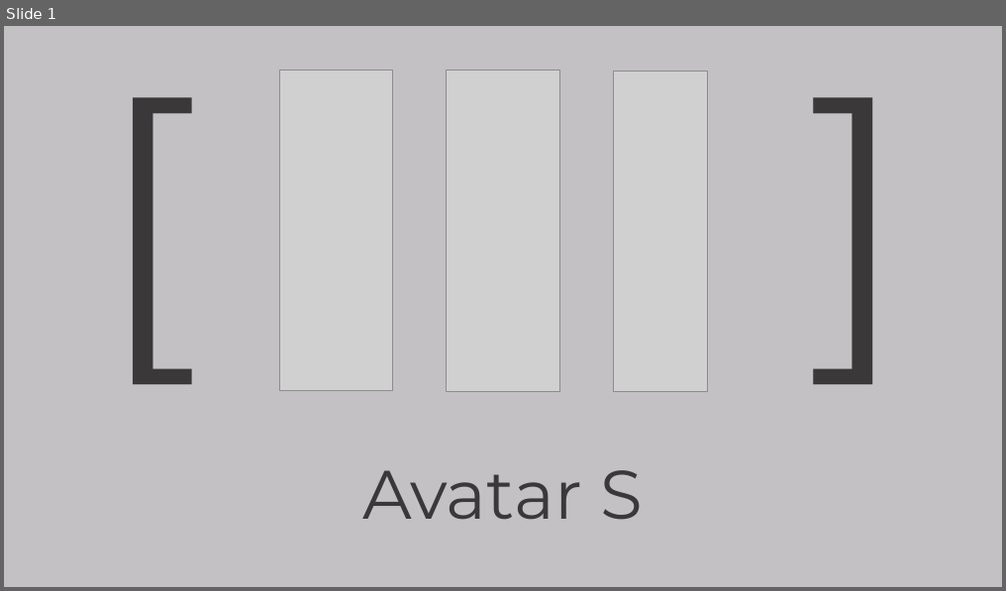
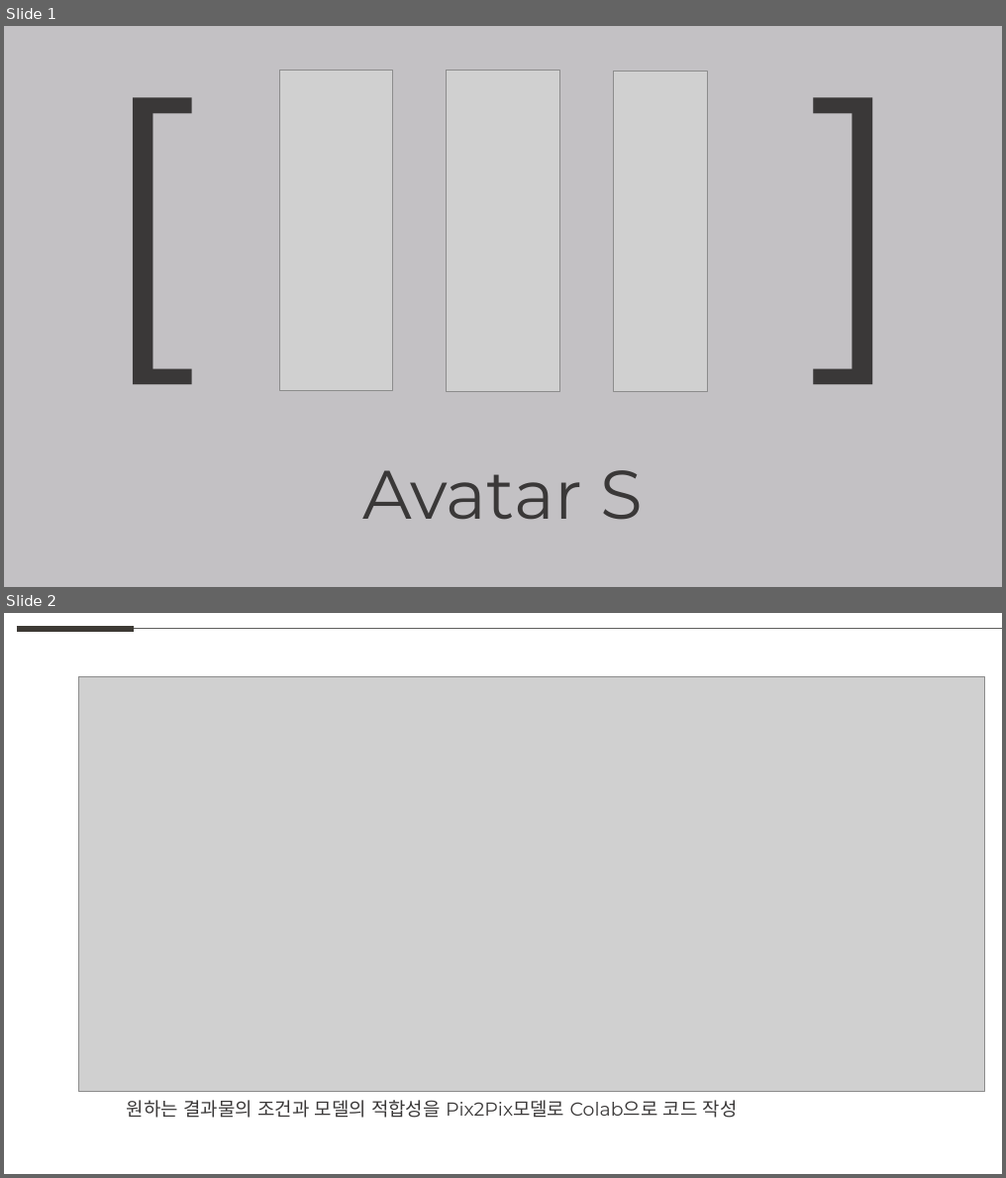
Before and after one commit to weaknessHero/Project_AvatarS, a slide deck: 발표자료/업데이트/LJHPPT.pptx. Shown one above the other, each under a label of ours: slide 1 before the commit, slides 1 and 2 after it. The pictures are 1006x591 and 1006x1178 pixels, drawn with LibreOffice and Linux fonts; fonts in the diff are those of the drawing; grey boxes stand for pictures. Boxes give left, top, right and bottom in pixels: in the first picture for what was removed or moved away, otherwise in the second. Text is boxed around its words. In the diff, an @@ line names an element or a change of style, - is before the commit and + after.

```diff
--- a/발표자료/업데이트/LJHPPT.pptx
+++ b/발표자료/업데이트/LJHPPT.pptx
@@ slide 2 added at (x1=4, y1=613, x2=1002, y2=1174), background #FFFFFF @@
@@ line added from (17, 629) to (135, 629), #3D3A35 6 pt @@
@@ line added from (135, 629) to (1002, 629), #5F5F5D 0.5 pt @@
@@ picture added at (x1=79, y1=676, x2=985, y2=1092) @@
@@ text added at (x1=127, y1=1100, x2=738, y2=1118), 18 pt, text #3A3838 @@
+원하는 결과물의 조건과 모델의 적합성을 Pix2Pix모델로 Colab으로 코드 작성
```
Also in this commit, not shown: 1 slide removed, 4 other files.
